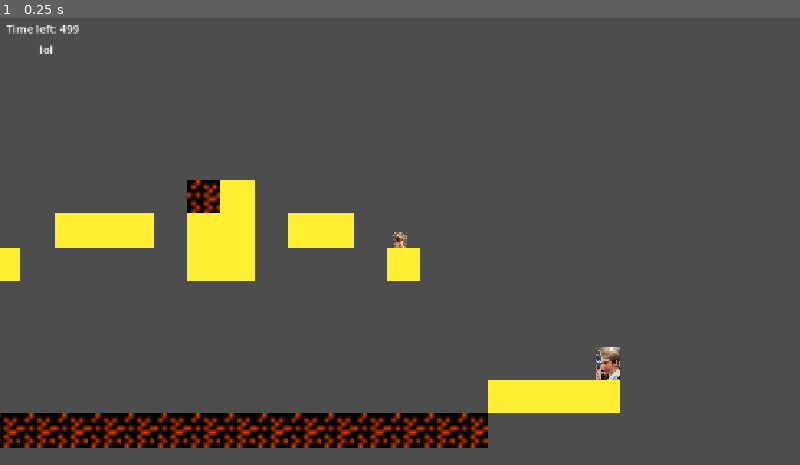
Above: before the commit, frame 1.
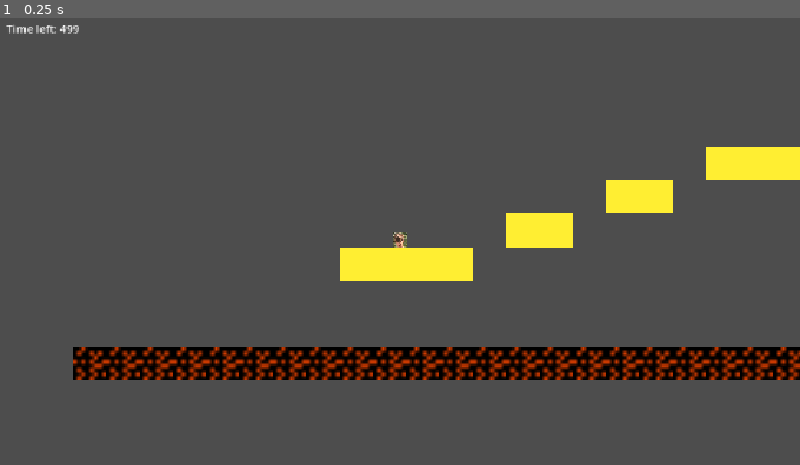
Above: after the commit, the same moment.

Repository: Tigerente10/BounceBack
Game: Godot game, scene res://ms.tscn
Same seed, same stepped clock (60 frames per second), same inputs: the game is played once before the commit and once after it.
Inputs:
- Up to frame 1 (0.25 s): no input

The runs differ from the first frame. In frame 1, 20% of the frame differs, in the area x 0-100%, y 6-97%.

Commit message:
Finished game

Diff:
--- a/ms.tscn
+++ b/ms.tscn
@@ -40,14 +40,28 @@
 script/source = "extends CharacterBody2D
 
 @onready var timer = $\"../FloorTimer\"
+#[[speed, jump_velocity, time, wallJump]
+var inParameters = [[100, -100, 30, false],
+					[100, -175, 15, false],
+					[100, -100, 30, false],
+					[100, -100, 30, false],
+					[100, -100, 60, false],
+					[200, -200, 25, false],
+					[150, -165, 60, true],
+					[100, -100, 60, false],
+					[100, -200, 15, true],
+					[100, -200, 20, false],
+					[100, -300, 25, false],
+					[0, 0, 0, false]]
 var timeout = 0.25
 var can_jump
 var curCheckPoint = 0
 var died = false
 
-const SPEED = 100.0
-const JUMP_VELOCITY = -175.0
-const WALL_PUSHBACK = 800.0
+var SPEED = 150.0
+var JUMP_VELOCITY = -165.0
+var WALL_PUSHBACK = 800.0
+var wallSection = true
 
 var startTime = 500
 var timeLeft = startTime
@@ -62,6 +76,7 @@
 	var wall_jump: bool = false
 	var canWallJump: bool = true
 	var canMove: bool = true
+
 	if is_on_floor():
 		can_jump = true
 		timer.start(timeout)
@@ -95,7 +110,7 @@
 	#if not is_on_wall():
 		#canWallJump = true
 
-	if is_on_wall():
+	if is_on_wall() and wallSection:
 		var wall_normal = get_wall_normal()
 
 		# Prüfen, auf welcher Seite die Wand liegt
@@ -140,8 +155,15 @@
 		print(\"help\")
 		respawnPosition = self.position;
 		curCheckPoint = str(area.name)
-		curCheckPoint = curCheckPoint.replace(\"Checkpoint\", \"\")
-		$\"../CanvasLayer/Label2\".text = curCheckPoint
+		curCheckPoint = int(curCheckPoint.replace(\"Checkpoint\", \"\"))
+		if curCheckPoint == 11:
+			$\"../CanvasLayer/Label2\".text = \"You won!!!\"
+
+		SPEED = inParameters[curCheckPoint][0]
+		JUMP_VELOCITY = inParameters[curCheckPoint][1]
+		startTime = inParameters[curCheckPoint][2]
+		wallSection = inParameters[curCheckPoint][3]
+		timeLeft = startTime
 
 	if area.is_in_group(\"Killzone\"):
 		self.position = respawnPosition
@@ -284,6 +306,9 @@
 [sub_resource type="RectangleShape2D" id="RectangleShape2D_rjhfv"]
 size = Vector2(112, 16)
 
+[sub_resource type="RectangleShape2D" id="RectangleShape2D_x33ci"]
+size = Vector2(618.5, 20)
+
 [sub_resource type="RectangleShape2D" id="RectangleShape2D_ymgny"]
 size = Vector2(32, 16)
 
@@ -312,10 +337,10 @@
 size = Vector2(176, 16)
 
 [sub_resource type="RectangleShape2D" id="RectangleShape2D_5rver"]
-size = Vector2(2208, 16)
+size = Vector2(2208, 340)
 
 [sub_resource type="RectangleShape2D" id="RectangleShape2D_87t1g"]
-size = Vector2(496, 16)
+size = Vector2(2817, 732)
 
 [sub_resource type="RectangleShape2D" id="RectangleShape2D_yvkq3"]
 size = Vector2(32, 16)
@@ -486,7 +511,7 @@
 shape = SubResource("RectangleShape2D_xhsb8")
 
 [node name="Player" type="CharacterBody2D" parent="." unique_id=1259085629]
-position = Vector2(-739, -125)
+position = Vector2(-1052, -89)
 scale = Vector2(0.01, 0.01)
 collision_mask = 3
 script = SubResource("GDScript_2pj7l")
@@ -529,16 +554,16 @@
 text = "Lol"
 
 [node name="Label2" type="Label" parent="CanvasLayer" unique_id=907994098]
-offset_left = 57.0
-offset_top = 38.0
-offset_right = 97.0
-offset_bottom = 61.0
-text = "lol"
+offset_left = 196.0
+offset_top = 221.0
+offset_right = 834.0
+offset_bottom = 396.0
+theme_override_font_sizes/font_size = 128
 
 [node name="TileMapLayer2" type="TileMapLayer" parent="." unique_id=1601244239]
 position = Vector2(-1200, -1)
 scale = Vector2(2, 2)
-tile_map_data = PackedByteArray("AADd/x0AAAAAAAMAAADe/x0AAAA …(23648 unchanged characters)… AAAUAAACV/7gAAQAAAAUAAACW/7gAAQAAAAUAAAA=")
+tile_map_data = PackedByteArray("AADd/x0AAAAAAAMAAADe/x0AAAA …(23648 unchanged characters)… AAAUAAACV/7gAAQAAAAUAAACW/7gAAQAAAAUAAAAiAIIAAAAAAAIAAAA=")
 tile_set = SubResource("TileSet_wtp68")
 
 [node name="FloorTimer" type="Timer" parent="." unique_id=1691180166]
@@ -819,6 +844,13 @@
 position = Vector2(1024, 1952)
 shape = SubResource("RectangleShape2D_rjhfv")
 
+[node name="Area2D75" type="Area2D" parent="FoldableContainer" unique_id=424095290 groups=["Killzone"]]
+position = Vector2(-1412, -36)
+
+[node name="CollisionShape2D" type="CollisionShape2D" parent="FoldableContainer/Area2D75" unique_id=1954636077 groups=["Killzone"]]
+position = Vector2(2183.75, 2070)
+shape = SubResource("RectangleShape2D_x33ci")
+
 [node name="Area2D26" type="Area2D" parent="FoldableContainer" unique_id=665973260 groups=["Killzone"]]
 position = Vector2(-706, -18)
 
@@ -984,14 +1016,14 @@
 position = Vector2(-706, -18)
 
 [node name="CollisionShape2D" type="CollisionShape2D" parent="FoldableContainer/Area2D74" unique_id=2024465559 groups=["Killzone"]]
-position = Vector2(-1198, 2969)
+position = Vector2(-1198, 3131)
 shape = SubResource("RectangleShape2D_5rver")
 
 [node name="Area2D51" type="Area2D" parent="FoldableContainer" unique_id=273939808 groups=["Killzone"]]
 position = Vector2(-706, -18)
 
 [node name="CollisionShape2D" type="CollisionShape2D" parent="FoldableContainer/Area2D51" unique_id=1256014529 groups=["Killzone"]]
-position = Vector2(480, 3056)
+position = Vector2(1176.5, 3414)
 shape = SubResource("RectangleShape2D_87t1g")
 
 [node name="Area2D36" type="Area2D" parent="FoldableContainer" unique_id=2040359928 groups=["Killzone"]]
@@ -1025,16 +1057,8 @@
 [node name="Area2D53" type="Area2D" parent="FoldableContainer" unique_id=14419570 groups=["Killzone"]]
 position = Vector2(-706, -18)
 
-[node name="CollisionShape2D" type="CollisionShape2D" parent="FoldableContainer/Area2D53" unique_id=1726725568 groups=["Killzone"]]
-position = Vector2(-6, 2201)
-shape = SubResource("RectangleShape2D_tfieu")
-
 [node name="Area2D54" type="Area2D" parent="FoldableContainer" unique_id=927389030 groups=["Killzone"]]
 position = Vector2(-706, -18)
-
-[node name="CollisionShape2D" type="CollisionShape2D" parent="FoldableContainer/Area2D54" unique_id=2031636191 groups=["Killzone"]]
-position = Vector2(58, 2153)
-shape = SubResource("RectangleShape2D_tfieu")
 
 [node name="Area2D55" type="Area2D" parent="FoldableContainer" unique_id=1386775997 groups=["Killzone"]]
 position = Vector2(-706, -18)
